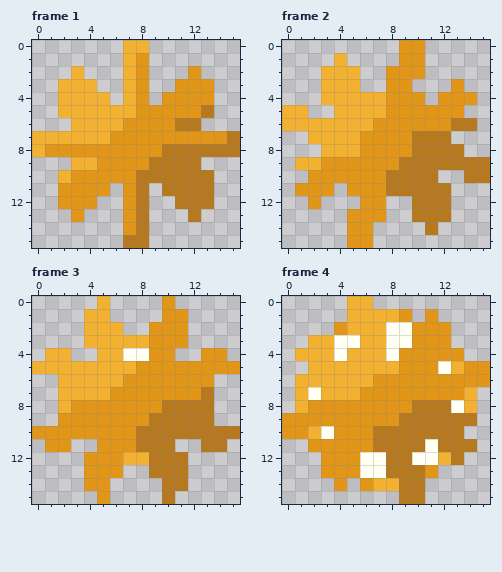
A pixel-art file gets an edit: assets/Item/Xp.ase. The picture above is the old version.
16x16 pixels, 5 frames. Pixels under 10% opacity are left out. Colours within 5 levels of each other are drawn and written as one. Shown: frame 1, frame 2, frame 3, frame 4.
Once edited:
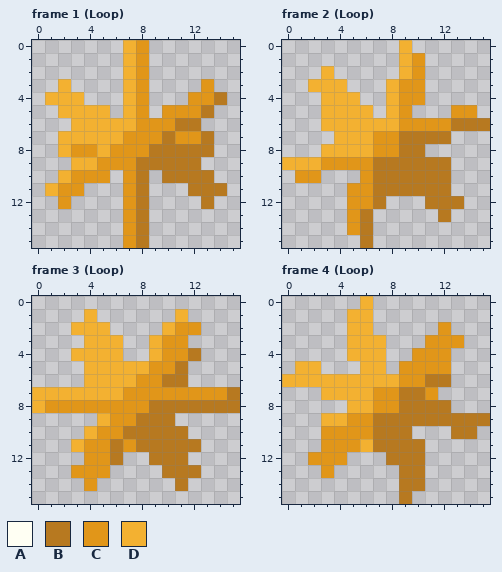
Palette (. is transparent): A #fffff3  B #b77920  C #e19619  D #f3b131
Changes in this commit:
layer "poof" now hidden
layer "2" now hidden
layer "3 #2" now hidden
layer "4" now hidden
layer "6" now hidden
layer "8 #3" now hidden
layer "3 Copy" added
layer "4 Copy" added
layer "6 Copy" added
Changed rows in their new state; - is an unchanged pixel.
Frame 1 (Loop):
first column x 0:
 0 --------C-------
 2 ---.--------.---
 3 ---..------..---
 4 -D--..----..--B-
 5 ------.--.------
 6 -------D--------
 7 ..----D---B--B..
 8 ..D--D---B----..
 9 --------B-------
10 ------.--.------
11 -D--..----..--B-
12 ---..------..---
13 ---.--------.---
15 -------C--------
Frame 2 (Loop):
first column x 0:
 0 ---------D.-----
 1 ----.----D------
 2 ----..--.D------
 3 --D--.--D-C--.--
 4 ------..D---...-
 5 ..-D---.D-...-C-
 6 ...----DD------B
 7 --..--D--B------
 8 ------D--B-...--
 9 D------BB----...
10 -C-...-B----B-..
11 -...---B--------
12 --.--C-B--.--B--
13 ------B.--..----
14 ------B----.----
15 -----.B---------
Frame 3 (Loop):
first column x 0:
 0 -----.----.-----
 1 -----.----.D----
 2 ---D--.--.D-C---
 3 -------..D------
 4 -..DD--..D-CB..-
 5 ....----D--B....
 6 --..---D--BB..--
 7 DD----D------CCB
 8 DCC------B----BB
 9 --...D--B--...--
10 ....D--B----....
11 -..DC-B----BB..-
12 ------B..-------
13 ---C--.--.--B---
14 -----.----.-----
15 -----.----.-----
Frame 4 (Loop):
first column x 0:
 0 -----.----------
 1 -------...-.----
 2 ----.--.....----
 3 --...D--...--C--
 4 -....---..---.--
 5 -D-...--.---C...
 6 D------DD--BB...
 7 -..---D--BB-...-
 8 -....DD--B---..-
 9 ...DD--BB------B
10 ...C------...-B-
11 --.---D----....-
12 --C--...--B...--
13 ----.....--.----
14 ----.-...-------
15 ----------.-----
Changed places in both pictures, as pixel boxes (x1, y1, x2, y2):
changed: (32, 40, 240, 248)
changed: (282, 40, 490, 248)
changed: (32, 296, 240, 504)
changed: (282, 296, 490, 504)
